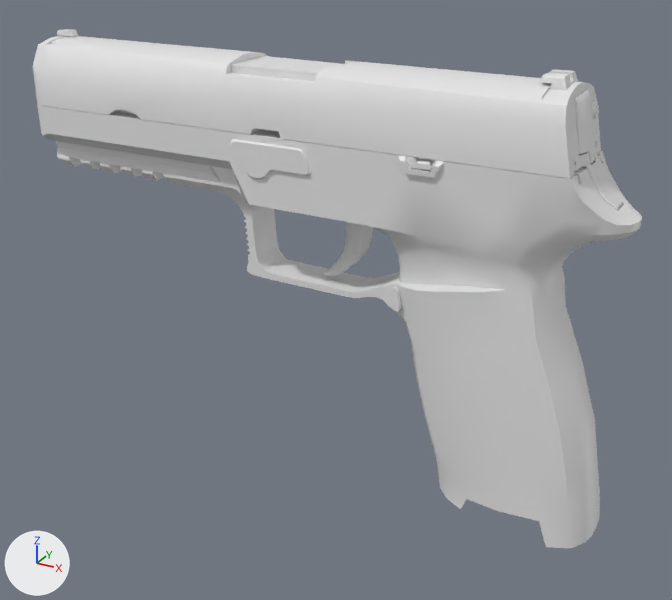
Before and after pictures for a commit that changed the Blender file Blender/Files/Sig Sauer p320.blend.
Before and after are seen from a camera (50 mm lens) standing at (0.076, -0.24, 0.135) and looking at (-0.033, -0.042, 0.036). Lighting does not change. The marker at lower left points along +X, +Y and +Z.

Names of what the first picture shows: 'Barrel_low', 'Bolt_low', 'Grip_low', 'Others1_low', 'Others2_low', 'Others_low', 'Trigger_low'.
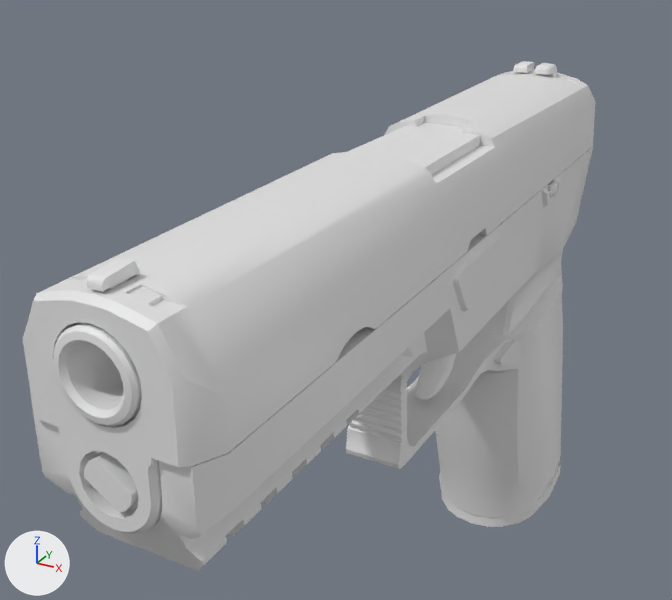
The change, as a diff of the scene's bpy script:
```diff
--- a/Blender/Files/Sig Sauer p320.blend.py
+++ b/Blender/Files/Sig Sauer p320.blend.py
@@ me_cube_020 @@
 me_cube_020.from_pydata(...)  # 805 vertices, 998 faces; spans x -0.163..0.035, y -0.017..0.017, z -0.041..0.07
 # used by ob_grip_low; location = (0.0, 0.0, 0.0)
+# me_cube_020 part 1: the whole mesh is turned 90 degrees about the z axis through the mesh origin
 me_cube_020.materials.append(mat_p320)
@@ me_cube_018 @@
 me_cube_018.from_pydata(...)  # 615 vertices, 655 faces; spans x -0.165..0.021, y -0.017..0.017, z 0.057..0.093
 # used by ob_others_low; location = (0.0, 0.0, 0.0)
+# me_cube_018 part 2: the whole mesh is turned 90 degrees about the z axis through the mesh origin
 me_cube_018.materials.append(mat_p320)
@@ me_cube_002 @@
 me_cube_002.from_pydata(...)  # 592 vertices, 763 faces; spans x -0.164..0.019, y -0.016..0.016, z 0.055..0.093
 # used by ob_barrel_low; location = (0.0, 0.0, 0.0)
+# me_cube_002 part 3: the whole mesh is turned 90 degrees about the z axis through the mesh origin
 me_cube_002.materials.append(mat_p320)
@@ me_cube_011 @@
 me_cube_011.from_pydata(...)  # 46 vertices, 34 faces; spans x -0.1595..-0.1178, y -0.011..0.011, z 0.0484..0.052
 # used by ob_others1_low; location = (0.0, 0.0, 0.0)
+# me_cube_011 part 4: the whole mesh is turned 90 degrees about the z axis through the mesh origin
 me_cube_011.materials.append(mat_p320)
@@ me_cube_015 @@
 me_cube_015.from_pydata(...)  # 32 vertices, 26 faces; spans x -0.1492..-0.1268, y -0.011..0.011, z 0.0484..0.052
 # used by ob_others2_low; location = (0.0, 0.0, 0.0)
+# me_cube_015 part 5: the whole mesh is turned 90 degrees about the z axis through the mesh origin
 me_cube_015.materials.append(mat_p320)
@@ ob_magazine_low @@
 ob_magazine_low.location = (0.0, 0.0, 0.0)
-ob_magazine_low.hide_set(True)
```

Location of each change, (x1, y1, x2, y2) in pixels of the pictures (672 x 600 px):
'Barrel_low', mesh turned
    before: (33, 35, 601, 178)
    after: (23, 61, 595, 534)
'Grip_low', mesh turned
    before: (37, 104, 642, 548)
    after: (33, 147, 593, 571)
'Others_low', mesh turned
    before: (57, 29, 599, 180)
    after: (53, 183, 558, 513)
'Magazine_low', shown
    after: (441, 465, 560, 527)
'Others1_low', mesh turned
    before: (57, 156, 164, 181)
    after: (201, 421, 347, 568)
'Others2_low', mesh turned
    before: (80, 159, 143, 177)
    after: (228, 446, 321, 536)
